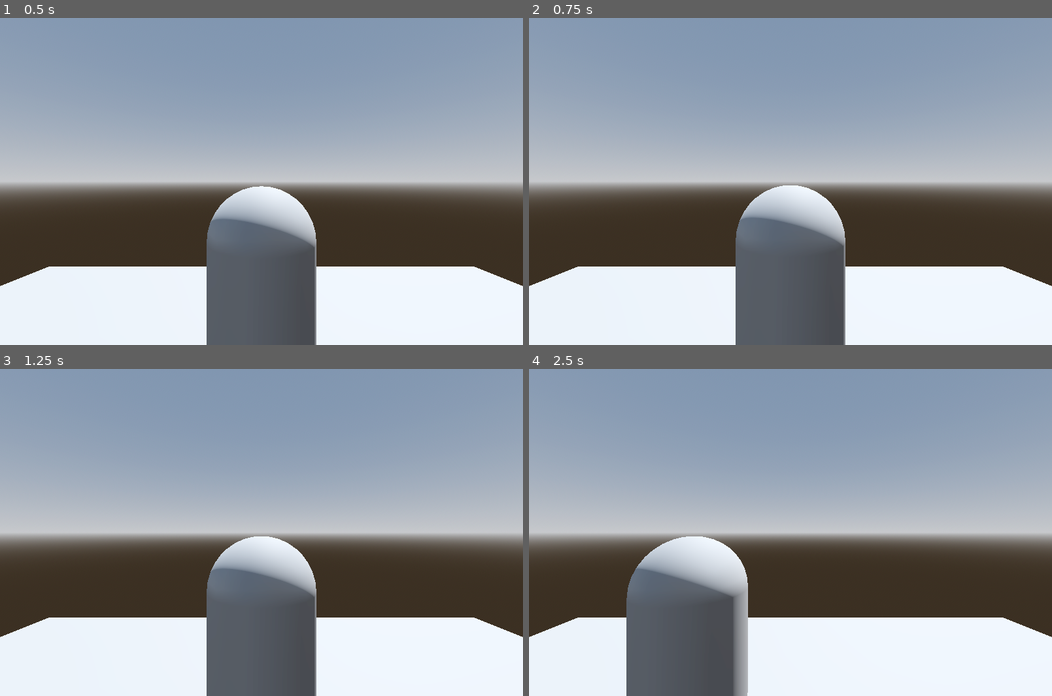
Above: before the commit, frames 1-4 (two rows, left to right).
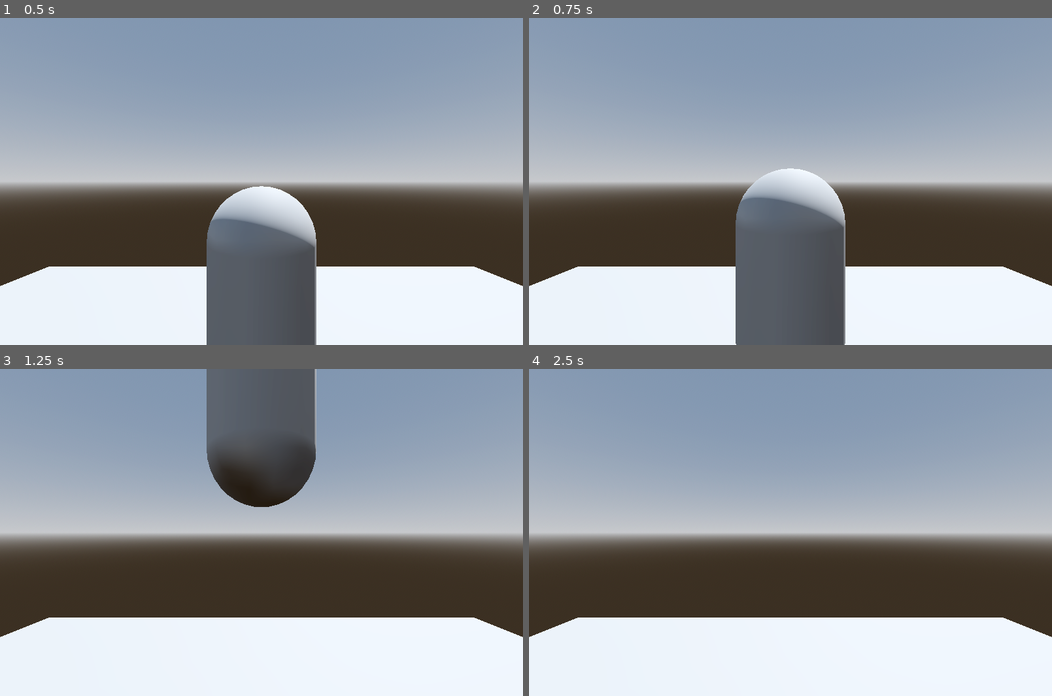
Above: after the commit, the same moments.

Repository: 36x8622xSx174x7169E/3D-Game
Game: Godot game, scene res://Levelfile.tscn
Two runs of this game, one before a commit and one after it. Both use one fixed random seed, a clock stepped at 60 frames per second and the inputs below. This scene is started directly instead of the project's main scene.
Inputs:
- Up to frame 1 (0.5 s): no input
- Up to frame 2 (0.75 s): hold Space (move_up, bound only after the commit) from 0.53 s (still down)
- Up to frame 3 (1.25 s): keep holding Space (move_up, bound only after the commit)
- Up to frame 4 (2.5 s): tap Enter at 2 s; release Space (move_up, bound only after the commit) at 2.03 s; hold A (move_left) from 2.03 s (still down)

Frame 1 is identical in both runs. In frame 2, 2.9% of the frame differs, in the area x 39-61%, y 46-100%; in frame 3, 18%, in the area x 39-61%, y 0-100%; in frame 4, 10%.

Commit message:
basic floating jump but gravity is not fully working

Diff:
--- a/Player.gd
+++ b/Player.gd
@@ -9,5 +9,5 @@
 	var input := Vector3.ZERO
 	input.x = Input.get_axis("move_left", "move_right")
 	input.z = Input.get_axis("move_forward", "move_back")
-
+	input.y = Input.get_axis("move_down","move_up")
 	apply_central_force(input * 1200.0 * delta)
--- a/project.godot
+++ b/project.godot
@@ -43,6 +43,16 @@
 "events": [Object(InputEventKey,"resource_local_to_scene":false,"resource_name":"","device":-1,"window_id":0,"alt_pressed":false,"shift_pressed":false,"ctrl_pressed":false,"meta_pressed":false,"pressed":false,"keycode":0,"physical_keycode":83,"key_label":0,"unicode":115,"echo":false,"script":null)
 ]
 }
+move_up={
+"deadzone": 0.5,
+"events": [Object(InputEventKey,"resource_local_to_scene":false,"resource_name":"","device":-1,"window_id":0,"alt_pressed":false,"shift_pressed":false,"ctrl_pressed":false,"meta_pressed":false,"pressed":false,"keycode":0,"physical_keycode":32,"key_label":0,"unicode":32,"echo":false,"script":null)
+]
+}
+move_down={
+"deadzone": 0.5,
+"events": [Object(InputEventKey,"resource_local_to_scene":false,"resource_name":"","device":-1,"window_id":0,"alt_pressed":false,"shift_pressed":false,"ctrl_pressed":false,"meta_pressed":false,"pressed":false,"keycode":0,"physical_keycode":4194325,"key_label":0,"unicode":0,"echo":false,"script":null)
+]
+}
 
 [rendering]
 
